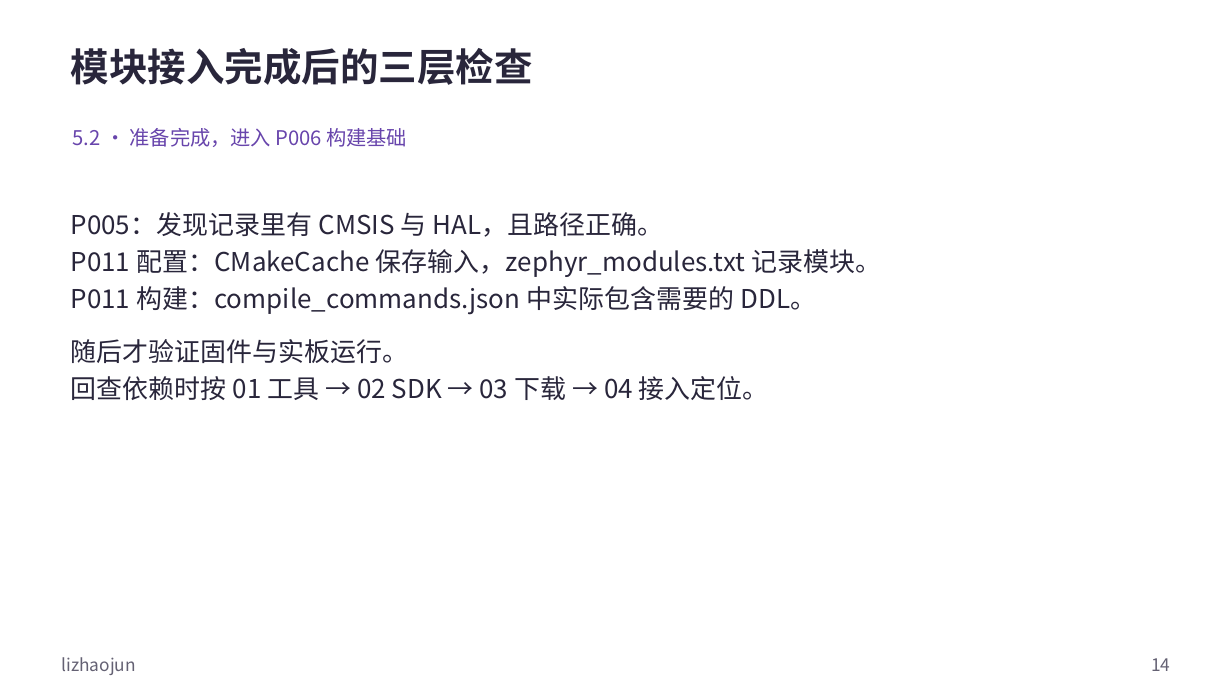
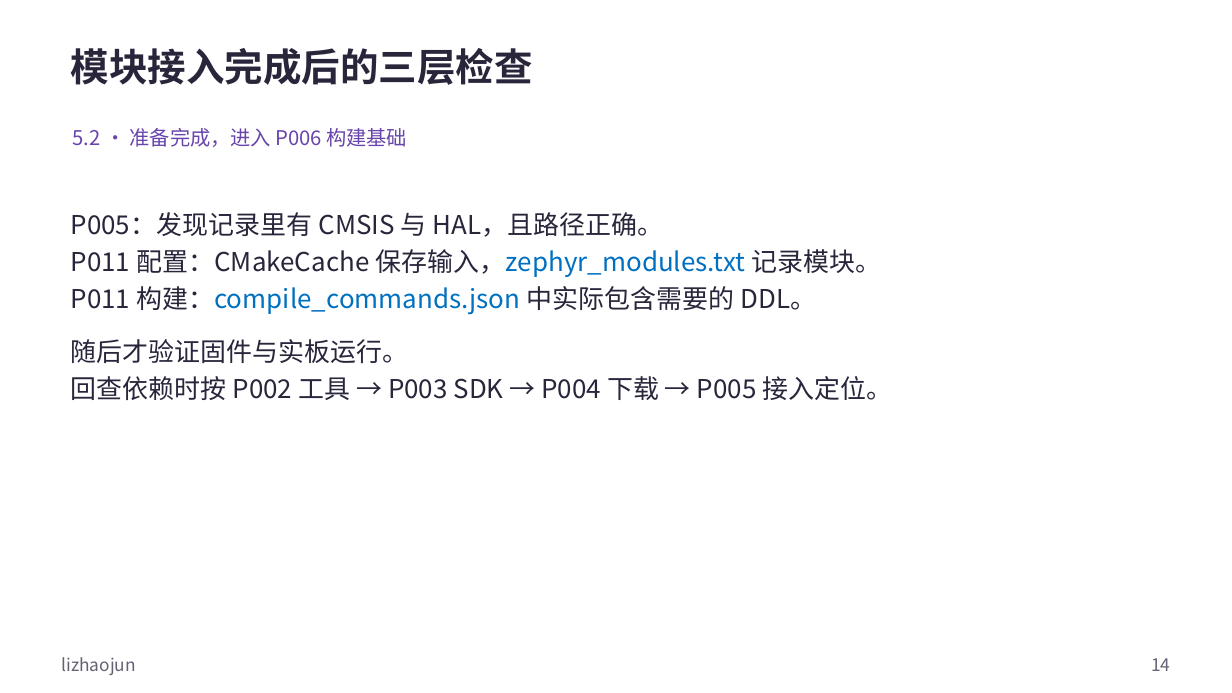
Before and after one commit to FormingSystem/zephyr_hc32f4a0, a slide deck: slide 14 of learning/P01_zephyr_make_project/slides/P005_源码模块接入Zephyr工程_Windows.pptx. Drawn at 1232x693 pixels with LibreOffice and Linux fonts; fonts in the diff are those of the drawing. Boxes give left, top, right and bottom in pixels: in the first picture for what was removed or moved away, otherwise in the second. Text is boxed around its words. In the diff, an @@ line names an element or a change of style, - is before the commit and + after.

Commit message:
content(learning/modules): 统一源码模块接入图示与代码样式
- 区分模块路径、YAML 字段、派生变量与 CMake 接口，补图例并校正下载及新增板章节的导航文字。
- 正式 PPT 与可重建原生源同步，保留封面、媒体、批注和非正文页脚署名。

```diff
--- a/learning/P01_zephyr_make_project/slides/P005_源码模块接入Zephyr工程_Windows.pptx
+++ b/learning/P01_zephyr_make_project/slides/P005_源码模块接入Zephyr工程_Windows.pptx
@@ text at (x1=71, y1=249, x2=881, y2=315): text colour #29263B to #0070C0 in "保存输入，zephyr_modules.txt", "构建：compile_commands.json" @@
@@ text at (x1=71, y1=376, x2=893, y2=400): text changed @@
-回查依赖时按 01 工具 → 02 SDK → 03 下载 → 04 接入定位。
+回查依赖时按 P002 工具 → P003 SDK → P004 下载 → P005 接入定位。
```
Also in this commit, not shown: 11 other slides changed, 14 other files.
